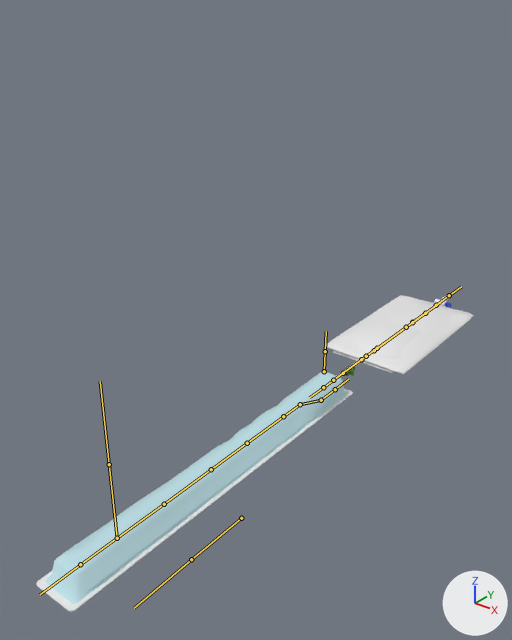
Renders of the FBX model care-up/Assets/_Models/CWB_Bladder.fbx from each side of a commit.
One viewpoint serves both versions: a 50 mm camera at (0.541, -0.855, 0.611) aimed at (-0.041, -0.127, 0.159). The lights are fixed; the arrows at lower right show +X, +Y and +Z. The bones that bend it are drawn over the model as lines.

In view in the first picture: 'cBladderBag', 'cClipOpened', 'catCover', 'catOuter', 'catheter_bag'.
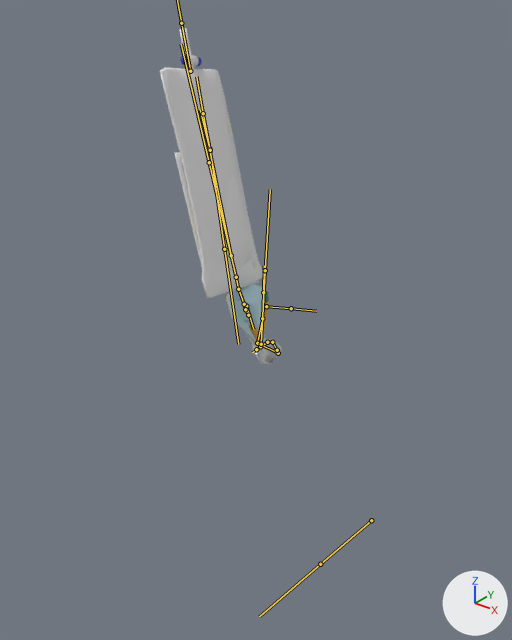
The newer file adds an action. The first version stands in its rest pose; the second is drawn at frame 82 of the action 'catArm|cStand_up'.

Location of each change, (x1, y1, x2, y2) in pixels of the pictures (512 x 640 px):
```json
{"object": "catheter_bag", "change": "posed", "before": [324, 295, 474, 378], "after": [160, 28, 265, 301]}
{"object": "catOuter", "change": "posed", "before": [45, 372, 348, 604], "after": [230, 284, 282, 357]}
{"object": "cBladderBag", "change": "posed", "before": [333, 320, 422, 373], "after": [174, 152, 259, 292]}
{"object": "catCover", "change": "posed", "before": [36, 388, 353, 612], "after": [226, 290, 282, 364]}
{"object": "catheter", "change": "posed", "after": [249, 291, 279, 354], "on screen": "not visible before"}
{"object": "cClipOpened", "change": "posed", "before": [343, 365, 355, 376], "on screen": "not visible afterwards"}
{"object": "cClipClosed", "change": "posed", "before": [345, 365, 355, 376], "on screen": "not visible afterwards"}
{"bone": "start", "before": "(323, 387) to (309, 397)", "after": "(246, 306) to (253, 329)"}
{"bone": "b.000", "before": "(300, 404) to (283, 416)", "after": "(257, 343) to (278, 353)"}
{"bone": "b.001", "before": "(283, 416) to (247, 443)", "after": "(278, 353) to (277, 350)"}
{"bone": "b.002", "before": "(247, 443) to (211, 469)", "after": "(277, 350) to (272, 342)"}
{"bone": "b.003", "before": "(211, 469) to (164, 504)", "after": "(272, 342) to (267, 342)"}
{"bone": "b.004", "before": "(164, 504) to (117, 538)", "after": "(267, 342) to (260, 346)"}
{"bone": "end", "before": "(117, 538) to (80, 564)", "after": "(260, 346) to (256, 349)"}
{"bone": "a.000", "before": "(300, 404) to (321, 400)", "after": "(257, 343) to (262, 318)"}
{"bone": "b_tube0", "before": "(323, 387) to (333, 380)", "after": "(248, 315) to (245, 309)"}
{"bone": "b_tube0.001", "before": "(333, 380) to (343, 373)", "after": "(245, 309) to (244, 304)"}
{"bone": "b_tube1", "before": "(343, 373) to (361, 359)", "after": "(244, 304) to (238, 289)"}
{"bone": "b_tube2", "before": "(361, 359) to (370, 353)", "after": "(238, 289) to (233, 266)"}
{"bone": "bag0", "before": "(374, 350) to (412, 322)", "after": "(231, 255) to (209, 149)"}
{"bone": "bag1", "before": "(412, 322) to (425, 313)", "after": "(209, 148) to (200, 109)"}
{"bone": "b_tube4", "before": "(436, 305) to (449, 295)", "after": "(190, 71) to (181, 23)"}
{"bone": "pi1", "before": "(412, 322) to (425, 313)", "after": "(210, 150) to (203, 113)"}
{"bone": "pi0", "before": "(412, 322) to (377, 348)", "after": "(210, 150) to (224, 249)"}
```

Scene script edits in JSON lines:
```json
{"block": "bone_start", "where": "bone_start = bpy.data.objects['catArm'].pose.bones['start']"}
{"op": "set", "path": "bone_start.location", "old": "(0.0, 0.0, 0.0)", "new": "(0.003, 0.193, 0.216)"}
{"op": "set", "path": "bone_start.rotation_quaternion", "old": "(1.0, 0.0, 0.0, 0.0)", "new": "(0.395, -0.458, -0.465, 0.646)", "note": "degrees (0, 0, 0) -> degrees (-81, 13, 106)"}
{"op": "set", "path": "bone_start.scale", "old": "(1.0, 1.0, 1.0)", "new": "(0.96, 0.96, 0.96)"}
{"block": "bone_b_000", "where": "bone_b_000 = bpy.data.objects['catArm'].pose.bones['b.000']  # child of 'start'"}
{"op": "set", "path": "bone_b_000.rotation_quaternion", "old": "(1.0, 0.0, 0.0, 0.0)", "new": "(-0.548, 0.484, 0.607, 0.312)", "note": "degrees (0, 0, 0) -> degrees (37, -105, -106)"}
{"op": "set", "path": "bone_b_000.scale", "old": "(1.0, 1.0, 1.0)", "new": "(0.78, 0.78, 0.78)"}
{"block": "bone_b_001", "where": "bone_b_001 = bpy.data.objects['catArm'].pose.bones['b.001']  # child of 'b.000'"}
{"op": "set", "path": "bone_b_001.rotation_quaternion", "old": "(1.0, 0.0, 0.0, 0.0)", "new": "(0.473, 0.65, 0.221, -0.552)", "note": "degrees (0, 0, 0) -> degrees (81, 68, -39)"}
{"op": "set", "path": "bone_b_001.scale", "old": "(1.0, 1.0, 1.0)", "new": "(0.29, 0.29, 0.29)"}
{"block": "bone_b_002", "where": "bone_b_002 = bpy.data.objects['catArm'].pose.bones['b.002']  # child of 'b.001'"}
{"op": "set", "path": "bone_b_002.rotation_quaternion", "old": "(1.0, 0.0, 0.0, 0.0)", "new": "(0.821, 0.389, 0.12, -0.4)", "note": "degrees (0, 0, 0) -> degrees (39, 30, -41)"}
{"op": "set", "path": "bone_b_002.scale", "old": "(1.0, 1.0, 1.0)", "new": "(0.79, 0.79, 0.79)"}
{"block": "bone_b_003", "where": "bone_b_003 = bpy.data.objects['catArm'].pose.bones['b.003']  # child of 'b.002'"}
{"op": "set", "path": "bone_b_003.rotation_quaternion", "old": "(1.0, 0.0, 0.0, 0.0)", "new": "(0.855, 0.19, 0.04, 0.481)", "note": "degrees (0, 0, 0) -> degrees (21, -7, 57)"}
{"op": "set", "path": "bone_b_003.scale", "old": "(1.0, 1.0, 1.0)", "new": "(1.0, 0.46, 1.0)"}
{"block": "bone_b_004", "where": "bone_b_004 = bpy.data.objects['catArm'].pose.bones['b.004']  # child of 'b.003'"}
{"op": "set", "path": "bone_b_004.rotation_quaternion", "old": "(1.0, 0.0, 0.0, 0.0)", "new": "(0.969, 0.234, -0.027, 0.071)", "note": "degrees (0, 0, 0) -> degrees (27, -5, 7)"}
{"op": "set", "path": "bone_b_004.scale", "old": "(1.0, 1.0, 1.0)", "new": "(1.01, 1.5, 1.19)"}
{"block": "bone_end", "where": "bone_end = bpy.data.objects['catArm'].pose.bones['end']  # child of 'b.004'"}
{"op": "set", "path": "bone_end.rotation_quaternion", "old": "(1.0, 0.0, 0.0, 0.0)", "new": "(0.936, 0.315, -0.134, -0.082)", "note": "degrees (0, 0, 0) -> degrees (39, -12, -14)"}
{"op": "set", "path": "bone_end.scale", "old": "(1.0, 1.0, 1.0)", "new": "(0.97, 0.89, 1.22)"}
{"block": "bone_a_000", "where": "bone_a_000 = bpy.data.objects['catArm'].pose.bones['a.000']  # child of 'start'"}
{"op": "set", "path": "bone_a_000.rotation_quaternion", "old": "(1.0, 0.0, 0.0, 0.0)", "new": "(0.993, 0.081, 0.024, 0.079)", "note": "degrees (0, 0, 0) -> degrees (10, 2, 9)"}
{"block": "bone_b_tube0", "where": "bone_b_tube0 = bpy.data.objects['catArm'].pose.bones['b_tube0']  # child of 'start'"}
{"op": "set", "path": "bone_b_tube0.location", "old": "(0.0, 0.0, 0.0)", "new": "(0.0, -0.016, -0.002)"}
{"op": "set", "path": "bone_b_tube0.rotation_quaternion", "old": "(1.0, 0.0, 0.0, 0.0)", "new": "(0.973, 0.015, 0.106, 0.202)", "note": "degrees (0, 0, 0) -> degrees (4, 12, 24)"}
{"op": "set", "path": "bone_b_tube0.scale", "old": "(1.0, 1.0, 1.0)", "new": "(0.47, 0.47, 0.47)"}
{"block": "bone_b_tube0_001", "where": "bone_b_tube0_001 = bpy.data.objects['catArm'].pose.bones['b_tube0.001']  # child of 'b_tube0'"}
{"op": "set", "path": "bone_b_tube0_001.rotation_quaternion", "old": "(1.0, 0.0, 0.0, 0.0)", "new": "(0.995, 0.083, -0.055, -0.014)", "note": "degrees (0, 0, 0) -> degrees (10, -6, -2)"}
{"block": "bone_b_tube1", "where": "bone_b_tube1 = bpy.data.objects['catArm'].pose.bones['b_tube1']  # child of 'b_tube0.001'"}
{"op": "set", "path": "bone_b_tube1.rotation_quaternion", "old": "(1.0, 0.0, 0.0, 0.0)", "new": "(0.984, -0.101, -0.083, -0.118)", "note": "degrees (0, 0, 0) -> degrees (-10, -11, -13)"}
{"op": "set", "path": "bone_b_tube1.scale", "old": "(1.0, 1.0, 1.0)", "new": "(0.95, 0.95, 0.95)"}
{"block": "bone_b_tube2", "where": "bone_b_tube2 = bpy.data.objects['catArm'].pose.bones['b_tube2']  # child of 'b_tube1'"}
{"op": "set", "path": "bone_b_tube2.rotation_quaternion", "old": "(1.0, 0.0, 0.0, 0.0)", "new": "(0.954, -0.127, 0.008, -0.271)", "note": "degrees (0, 0, 0) -> degrees (-14, -3, -31)"}
{"op": "set", "path": "bone_b_tube2.scale", "old": "(1.0, 1.0, 1.0)", "new": "(2.33, 2.33, 2.33)"}
{"block": "bone_bag0", "where": "bone_bag0 = bpy.data.objects['catArm'].pose.bones['bag0']  # child of 'b_tube2'"}
{"op": "set", "path": "bone_bag0.rotation_quaternion", "old": "(1.0, 0.0, 0.0, 0.0)", "new": "(0.997, 0.04, 0.06, 0.036)", "note": "degrees (0, 0, 0) -> degrees (5, 7, 4)"}
{"op": "set", "path": "bone_bag0.scale", "old": "(1.0, 1.0, 1.0)", "new": "(0.91, 0.91, 0.91)"}
{"block": "bone_bag1", "where": "bone_bag1 = bpy.data.objects['catArm'].pose.bones['bag1']  # child of 'bag0'"}
{"op": "set", "path": "bone_bag1.rotation_quaternion", "old": "(1.0, 0.0, 0.0, 0.0)", "new": "(1.0, -0.011, -0.012, 0.022)", "note": "degrees (0, 0, 0) -> degrees (-1, -1, 2)"}
{"block": "bone_b_tube4", "where": "bone_b_tube4 = bpy.data.objects['catArm'].pose.bones['b_tube4']  # child of 'bag1'"}
{"op": "set", "path": "bone_b_tube4.rotation_quaternion", "old": "(1.0, 0.0, 0.0, 0.0)", "new": "(0.999, 0.015, -0.017, -0.029)", "note": "degrees (0, 0, 0) -> degrees (2, -2, -3)"}
{"block": "bone_pi1", "where": "bone_pi1 = bpy.data.objects['catArm'].pose.bones['pi1']  # child of 'bag1'"}
{"op": "set", "path": "bone_pi1.rotation_quaternion", "old": "(1.0, 0.0, 0.0, 0.0)", "new": "(0.999, 0.015, -0.017, -0.029)", "note": "degrees (0, 0, 0) -> degrees (2, -2, -3)"}
{"op": "set", "path": "bone_pi1.scale", "old": "(1.0, 1.0, 1.0)", "new": "(1.0, 0.87, 1.0)"}
{"block": "bone_pi0", "where": "bone_pi0 = bpy.data.objects['catArm'].pose.bones['pi0']  # child of 'bag0'"}
{"op": "set", "path": "bone_pi0.rotation_quaternion", "old": "(1.0, 0.0, 0.0, 0.0)", "new": "(0.999, -0.015, 0.015, -0.03)", "note": "degrees (0, 0, 0) -> degrees (-2, 2, -3)"}
```
